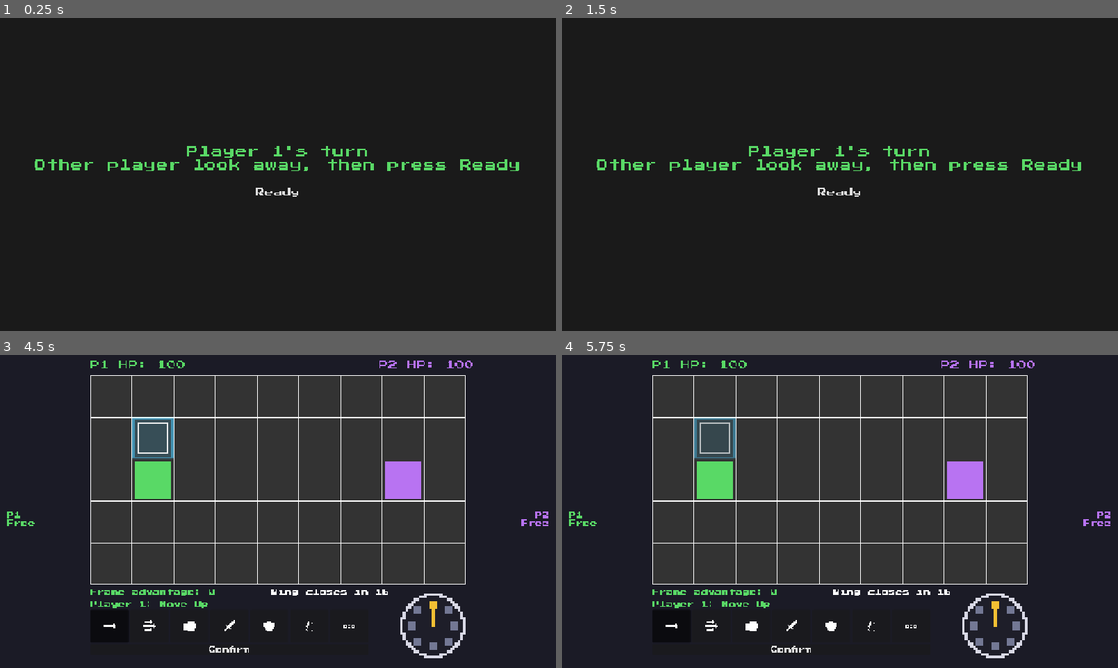
Above: before the commit, frames 1-4 (two rows, left to right).
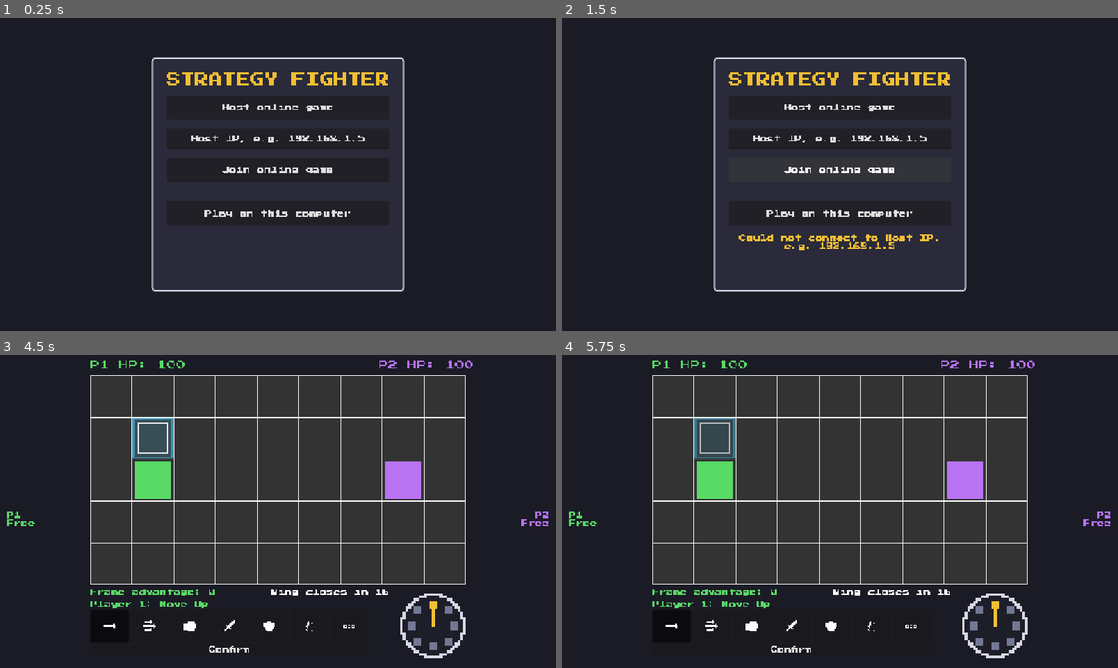
Above: after the commit, the same moments.

Repository: chunaa44/StrategyFighter
Game: Godot game, scene res://scenes/lobby.tscn
Two runs of this game, one before a commit and one after it. Both use one fixed random seed, a clock stepped at 60 frames per second and the inputs below. Before the commit the project starts from res://scenes/main.tscn.
Inputs (mouse positions are in pixels of both pictures, inside the frame that each line leads up to):
- Up to frame 1 (0.25 s): no input
- Up to frame 2 (1.5 s): click (840, 108) at 0.5 s, where only the run after the commit has a clickable "Host online game"; click (840, 171) at 1.25 s, where only the run after the commit has a clickable "Join online game"
- Up to frame 3 (4.5 s): click (278, 549) at 2 s, where only the run after the commit has a clickable "Play on this computer"; click "Confirm" at 2.75 s; click "Confirm" at 3.5 s; click "Ready" at 4.25 s
- Up to frame 4 (5.75 s): click (673, 627) at 5 s

The runs differ from the first frame. In frame 1, 24% of the frame differs, in the area x 6-94%, y 12-88%; in frame 2, 26%; in frame 3, less than 0.1%; in frame 4, less than 0.1%.

Commit message:
Add online multiplayer lobby and sync.

Diff:
--- a/project.godot
+++ b/project.godot
@@ -11,19 +11,19 @@
 [application]
 
 config/name="StrategyFighter"
-run/main_scene="uid://cchya1d8rbmev"
+run/main_scene="uid://lhtpsh7yl4a2"
 config/features=PackedStringArray("4.7", "GL Compatibility")
 config/icon="res://icon.svg"
 
 [autoload]
 
 Actions="*uid://b2qt6kl4nwmjd"
+Network="*uid://cod3vrjmh3cqh"
 
 [display]
 
 window/size/viewport_width=1280
 window/size/viewport_height=720
-window/size/mode=3
 window/stretch/mode="canvas_items"
 window/stretch/aspect="expand"
 
--- /dev/null
+++ b/scenes/lobby.tscn
@@ -0,0 +1,88 @@
+[gd_scene format=3 uid="uid://lhtpsh7yl4a2"]
+
+[ext_resource type="Script" uid="uid://co0rt4r0w24o5" path="res://scripts/lobby.gd" id="1_o1atq"]
+
+[sub_resource type="StyleBoxFlat" id="StyleBoxFlat_m3mo6"]
+bg_color = Color(0.16470589, 0.16470589, 0.22745098, 1)
+border_width_left = 3
+border_width_top = 3
+border_width_right = 3
+border_width_bottom = 3
+border_color = Color(0.8509804, 0.8509804, 0.9019608, 1)
+corner_radius_top_left = 8
+corner_radius_top_right = 8
+corner_radius_bottom_right = 8
+corner_radius_bottom_left = 8
+expand_margin_left = 32.0
+expand_margin_top = 32.0
+expand_margin_right = 32.0
+expand_margin_bottom = 32.0
+
+[node name="Lobby" type="Control" unique_id=32067171]
+layout_mode = 3
+anchors_preset = 15
+anchor_right = 1.0
+anchor_bottom = 1.0
+grow_horizontal = 2
+grow_vertical = 2
+script = ExtResource("1_o1atq")
+
+[node name="Center" type="CenterContainer" parent="." unique_id=519464448]
+layout_mode = 1
+anchors_preset = 15
+anchor_right = 1.0
+anchor_bottom = 1.0
+grow_horizontal = 2
+grow_vertical = 2
+
+[node name="Card" type="PanelContainer" parent="Center" unique_id=2016849637]
+layout_mode = 2
+theme_override_styles/panel = SubResource("StyleBoxFlat_m3mo6")
+
+[node name="Box" type="VBoxContainer" parent="Center/Card" unique_id=1590462792]
+layout_mode = 2
+theme_override_constants/separation = 20
+
+[node name="TitleLabel" type="Label" parent="Center/Card/Box" unique_id=2129036293]
+layout_mode = 2
+theme_override_colors/font_color = Color(0.9490196, 0.7490196, 0.2, 1)
+theme_override_font_sizes/font_size = 32
+text = "STRATEGY FIGHTER"
+horizontal_alignment = 1
+
+[node name="HostButton" type="Button" parent="Center/Card/Box" unique_id=1973612666]
+custom_minimum_size = Vector2(400, 56)
+layout_mode = 2
+theme_override_font_sizes/font_size = 16
+text = "Host online game"
+
+[node name="IpEdit" type="LineEdit" parent="Center/Card/Box" unique_id=123167066]
+custom_minimum_size = Vector2(400, 48)
+layout_mode = 2
+theme_override_colors/font_placeholder_color = Color(0.7019608, 0.7019608, 0.78039217, 1)
+theme_override_font_sizes/font_size = 16
+text = "Host IP, e.g. 192.168.1.5"
+alignment = 1
+
+[node name="JoinButton" type="Button" parent="Center/Card/Box" unique_id=879073586]
+custom_minimum_size = Vector2(400, 56)
+layout_mode = 2
+theme_override_font_sizes/font_size = 16
+text = "Join online game"
+
+[node name="HSeparator" type="HSeparator" parent="Center/Card/Box" unique_id=398505890]
+layout_mode = 2
+
+[node name="LocalButton" type="Button" parent="Center/Card/Box" unique_id=251283550]
+custom_minimum_size = Vector2(400, 56)
+layout_mode = 2
+theme_override_font_sizes/font_size = 16
+text = "Play on this computer"
+
+[node name="StatusLabel" type="Label" parent="Center/Card/Box" unique_id=2011587542]
+custom_minimum_size = Vector2(400, 96)
+layout_mode = 2
+theme_override_colors/font_color = Color(0.9490196, 0.7490196, 0.2, 1)
+theme_override_font_sizes/font_size = 16
+horizontal_alignment = 1
+autowrap_mode = 3
--- /dev/null
+++ b/scripts/lobby.gd
@@ -0,0 +1,45 @@
+extends Control
+
+@onready var host_button = $Center/Card/Box/HostButton
+@onready var ip_edit = $Center/Card/Box/IpEdit
+@onready var join_button = $Center/Card/Box/JoinButton
+@onready var local_button = $Center/Card/Box/LocalButton
+@onready var status_label = $Center/Card/Box/StatusLabel
+
+
+func _ready():
+	host_button.pressed.connect(on_host_pressed)
+	join_button.pressed.connect(on_join_pressed)
+	local_button.pressed.connect(on_local_pressed)
+	Network.connection_failed.connect(on_connection_failed)
+
+	status_label.text = Network.status_message
+	Network.status_message = ""
+
+
+func on_host_pressed():
+	var error = Network.host()
+	if error != OK:
+		status_label.text = "Could not host, is the game already running?"
+		return
+	status_label.text = "Waiting for opponent...\nYour IP: " + ", ".join(Network.local_ips())
+
+
+func on_join_pressed():
+	var ip = ip_edit.text.strip_edges()
+	if ip == "":
+		status_label.text = "Type the host's IP first"
+		return
+	var error = Network.join(ip)
+	if error != OK:
+		status_label.text = "Could not connect to " + ip
+		return
+	status_label.text = "Connecting to " + ip + "..."
+
+
+func on_local_pressed():
+	Network.start_local()
+
+
+func on_connection_failed():
+	status_label.text = "Could not reach the host"
--- a/scripts/main.gd
+++ b/scripts/main.gd
@@ -23,6 +23,7 @@
 	fighter2.set_color(Actions.PLAYER_COLORS[1])
 
 	hud.restart_pressed.connect(on_restart_pressed)
+	Network.restart_received.connect(restart_match)
 	$PickScreen.both_picked.connect(on_both_picked)
 	$PickScreen.preview_changed.connect(on_preview_changed)
 	$PickScreen.preview_cleared.connect(effects.clear_preview)
@@ -43,6 +44,12 @@
 
 
 func on_restart_pressed():
+	if Network.is_online():
+		Network.send_restart()
+	restart_match()
+
+
+func restart_match():
 	reset_match()
 	ask_for_picks()
 
--- /dev/null
+++ b/scripts/network.gd
@@ -0,0 +1,145 @@
+extends Node
+
+signal connection_failed
+signal pick_received
+signal restart_received
+
+const PORT = 7777
+const LOBBY_SCENE = "res://scenes/lobby.tscn"
+const MAIN_SCENE = "res://scenes/main.tscn"
+
+# 0 for a local game, 1 for the host, 2 for the player who joined
+var my_player = 0
+# shown by the lobby the next time it opens
+var status_message = ""
+
+# a pick can arrive before the pick screen is ready for it, so it waits here
+var opponent_pick = {}
+var opponent_pick_ready = false
+
+
+func _ready():
+	multiplayer.peer_connected.connect(on_peer_connected)
+	multiplayer.peer_disconnected.connect(on_peer_disconnected)
+	multiplayer.connection_failed.connect(on_connection_failed)
+	multiplayer.server_disconnected.connect(on_server_disconnected)
+
+
+func is_online():
+	return my_player != 0
+
+
+func host():
+	close()
+	var peer = ENetMultiplayerPeer.new()
+	var error = peer.create_server(PORT, 1)
+	if error != OK:
+		return error
+	multiplayer.multiplayer_peer = peer
+	my_player = 1
+	return OK
+
+
+func join(ip):
+	close()
+	var peer = ENetMultiplayerPeer.new()
+	var error = peer.create_client(ip, PORT)
+	if error != OK:
+		return error
+	multiplayer.multiplayer_peer = peer
+	my_player = 2
+	return OK
+
+
+func start_local():
+	close()
+	get_tree().change_scene_to_file(MAIN_SCENE)
+
+
+# player number is cleared first so the disconnect signals of the closing peer are ignored
+func close():
+	my_player = 0
+	opponent_pick = {}
+	opponent_pick_ready = false
+	var peer = multiplayer.multiplayer_peer
+	if peer is ENetMultiplayerPeer:
+		peer.close()
+	multiplayer.multiplayer_peer = null
+
+
+# local addresses of this computer, the joining player needs one of them
+func local_ips():
+	var result = []
+	for address in IP.get_local_addresses():
+		if address.contains(":"):
+			continue
+		if address.begins_with("127.") or address.begins_with("169.254."):
+			continue
+		result.append(address)
+	return result
+
+
+func leave_match(message):
+	if not is_online():
+		return
+	close()
+	status_message = message
+	get_tree().change_scene_to_file(LOBBY_SCENE)
+
+
+# the host starts the match for both players as soon as the opponent is in
+func on_peer_connected(_id):
+	if my_player != 1:
+		return
+	start_match.rpc()
+	get_tree().change_scene_to_file(MAIN_SCENE)
+
+
+# the peer is still polling while these signals fire, so closing it waits for the next frame
+func on_peer_disconnected(_id):
+	leave_match.call_deferred("Opponent disconnected")
+
+
+func on_server_disconnected():
+	leave_match.call_deferred("Host closed the game")
+
+
+func on_connection_failed():
+	fail_connection.call_deferred()
+
+
+func fail_connection():
+	close()
+	connection_failed.emit()
+
+
+@rpc("authority", "reliable")
+func start_match():
+	get_tree().change_scene_to_file(MAIN_SCENE)
+
+
+func send_pick(pick):
+	receive_pick.rpc(pick)
+
+
+@rpc("any_peer", "reliable")
+func receive_pick(pick):
+	opponent_pick = pick
+	opponent_pick_ready = true
+	pick_received.emit()
+
+
+func take_opponent_pick():
+	var pick = opponent_pick
+	opponent_pick = {}
+	opponent_pick_ready = false
+	return pick
+
+
+func send_restart():
+	receive_restart.rpc()
+
+
+@rpc("any_peer", "reliable")
+func receive_restart():
+	restart_received.emit()
--- a/scripts/pick_screen.gd
+++ b/scripts/pick_screen.gd
@@ -10,6 +10,8 @@
 var needs = [true, true]
 # action each player is in the middle of, "none" when free
 var running = ["none", "none"]
+# online only: the local pick is sent, the opponent's is still missing
+var waiting = false
 
 @onready var title_label = $Box/TitleLabel
 @onready var confirm_button = $Box/ConfirmButton
@@ -29,6 +31,7 @@
 	ready_button.pressed.connect(on_ready_pressed)
 	wheel.direction_changed.connect(emit_preview)
 	action_group.pressed.connect(on_action_pressed)
+	Network.pick_received.connect(on_opponent_pick)
 
 
 func make_tooltip(option):
@@ -66,7 +69,7 @@
 
 # the board shows a ghost of whatever is currently selected for the player choosing
 func emit_preview():
-	if action_group.get_pressed_button() == null:
+	if waiting or action_group.get_pressed_button() == null:
 		return
 	update_title()
 	preview_changed.emit(current_player, selected_action(), wheel.get_direction_name())
@@ -89,11 +92,54 @@
 	running = [action1, action2]
 	pick1 = {}
 	pick2 = {}
+	waiting = false
+	confirm_button.disabled = false
 	visible = true
-	if need1:
+	if Network.is_online():
+		begin_online_picks()
+	elif need1:
 		start_player_turn(1)
 	else:
 		start_player_turn(2)
+
+
+# every player picks on their own screen, so there is no cover
+# a player who is not asked goes straight to waiting
+func begin_online_picks():
+	current_player = Network.my_player
+	title_label.add_theme_color_override("font_color", Actions.PLAYER_COLORS[current_player - 1])
+	cover.visible = false
+	if needs[current_player - 1]:
+		reset_selection(current_player)
+	else:
+		start_waiting()
+
+
+func start_waiting():
+	waiting = true
+	confirm_button.disabled = true
+	title_label.text = "Waiting for opponent..."
+	preview_cleared.emit()
+	try_finish_online()
+
+
+func on_opponent_pick():
+	if waiting:
+		try_finish_online()
+
+
+# done once the opponent's pick is in, or right away when the opponent is not asked
+func try_finish_online():
+	var opponent = 3 - Network.my_player
+	if needs[opponent - 1]:
+		if not Network.opponent_pick_ready:
+			return
+		var pick = Network.take_opponent_pick()
+		if opponent == 1:
+			pick1 = pick
+		else:
+			pick2 = pick
+	finish_picks()
 
 
 # the cover goes up first so nothing of the previous pick is visible
@@ -113,6 +159,7 @@
 
 # a CanvasLayer ignores the parent's visibility, so the cover is hidden here as well
 func finish_picks():
+	waiting = false
 	visible = false
 	cover.visible = false
 	preview_cleared.emit()
@@ -124,6 +171,10 @@
 	pick["action"] = selected_action()
 	pick["wheel"] = wheel.get_direction_name()
 
+	if Network.is_online():
+		confirm_online(pick)
+		return
+
 	if current_player == 1:
 		pick1 = pick
 		if needs[1]:
@@ -133,3 +184,12 @@
 	else:
 		pick2 = pick
 		finish_picks()
+
+
+func confirm_online(pick):
+	Network.send_pick(pick)
+	if Network.my_player == 1:
+		pick1 = pick
+	else:
+		pick2 = pick
+	start_waiting()
Not shown, added: scripts/lobby.gd.uid
Not shown, added: scripts/network.gd.uid
